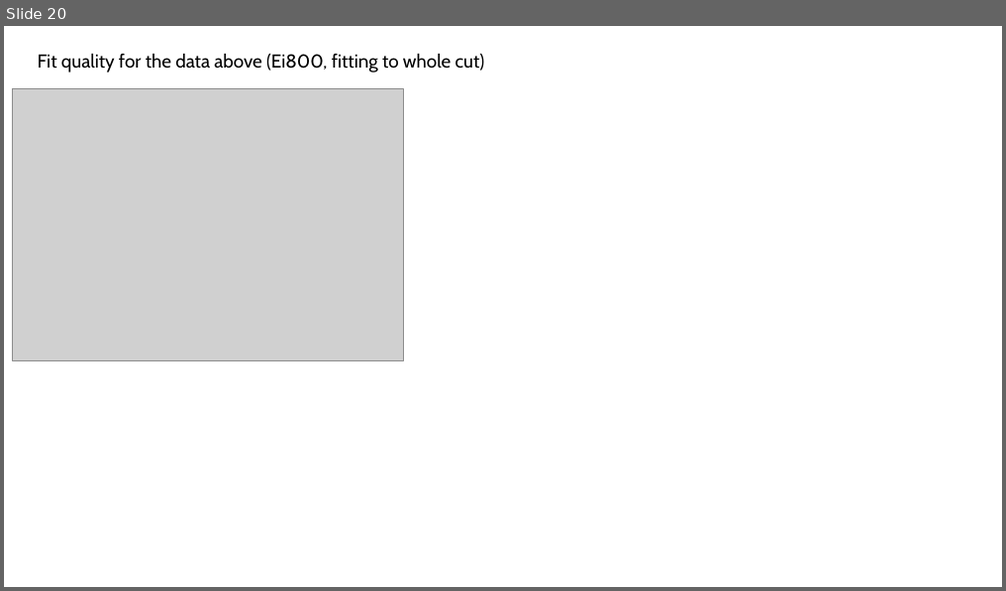
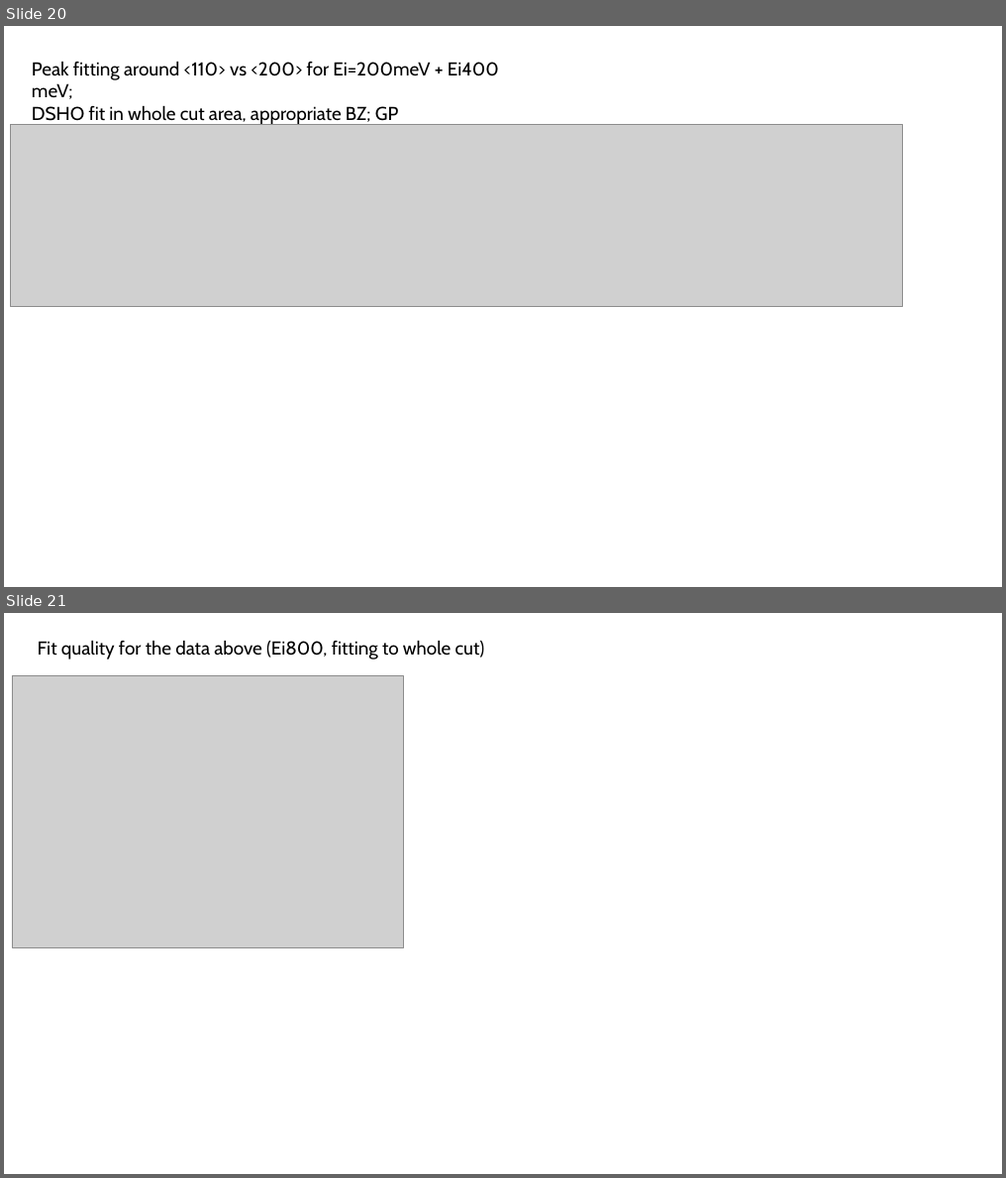
Before and after one commit to abuts/Fe, a slide deck: Data/DFT2025/TheoryExperComparison.pptx. Shown one above the other, each under a label of ours: slide 20 before the commit, slides 20 and 21 after it. The pictures are 1006x591 and 1006x1178 pixels, drawn with LibreOffice and Linux fonts; fonts in the diff are those of the drawing; grey boxes stand for pictures. Boxes give left, top, right and bottom in pixels: in the first picture for what was removed or moved away, otherwise in the second. Text is boxed around its words. In the diff, an @@ line names an element or a change of style, - is before the commit and + after.

```diff
--- a/Data/DFT2025/TheoryExperComparison.pptx
+++ b/Data/DFT2025/TheoryExperComparison.pptx
@@ slide 20 added at (4,26,1002,587), background #FFFFFF @@
@@ text added at (32,61,499,125), 18 pt, text #000000 @@
+Peak fitting around <110> vs <200> for Ei=200meV + Ei400 meV;
+DSHO fit in whole cut area, appropriate BZ; GP
@@ picture added at (10,125,902,307) @@
@@ what was slide 20 is now slide 21 @@
```
Also in this commit, not shown: 1 slide changed, 33 other files.
